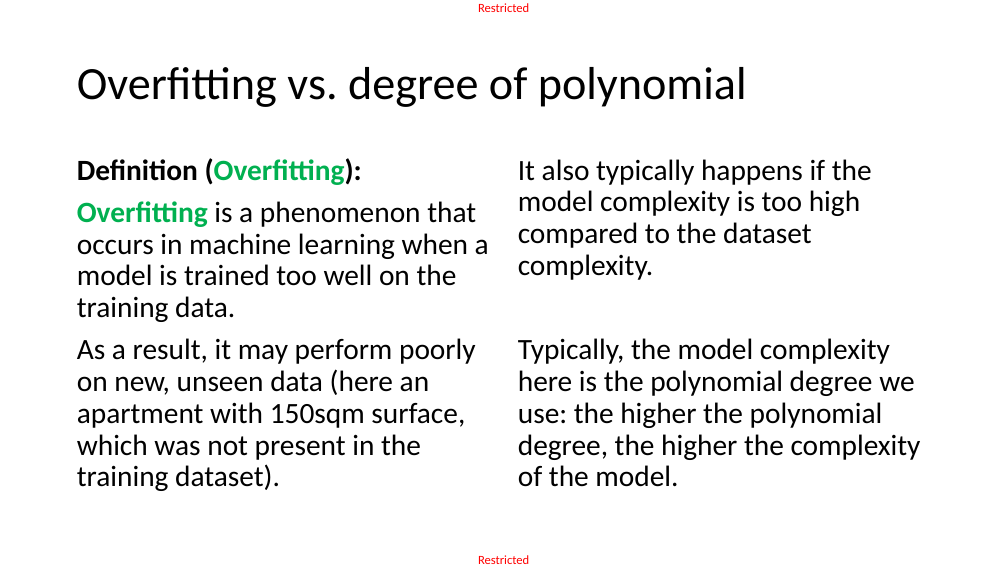
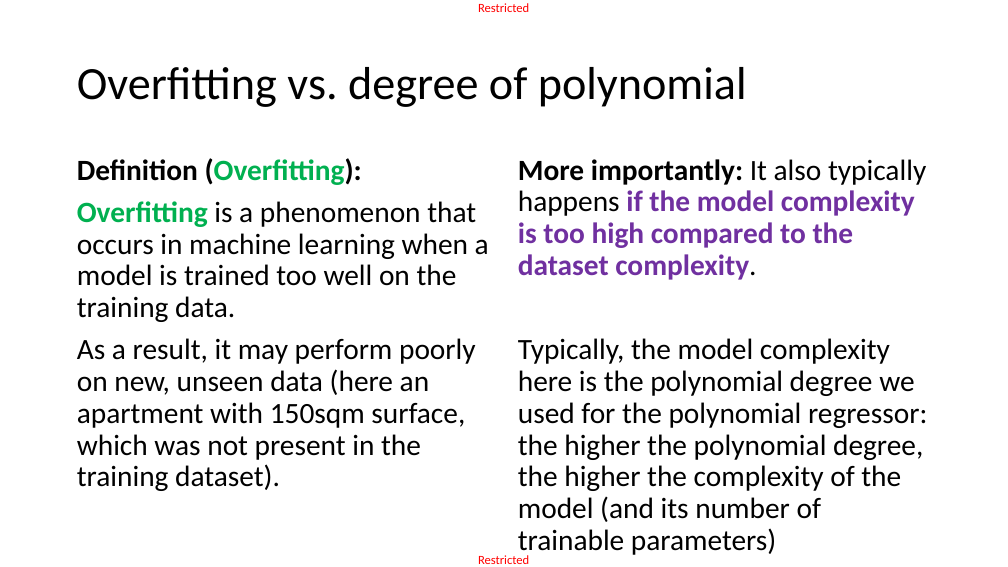
Before and after one commit to matthieudemari/SUTD_DL_50_039, a slide deck: slide 22 of W1/2. W1S2 final/W1S2.pptx (slide 23 before the commit). Drawn at 1008x567 pixels with LibreOffice and Linux fonts; fonts in the diff are those of the drawing. Boxes give left, top, right and bottom in pixels: in the first picture for what was removed or moved away, otherwise in the second. Text is boxed around its words. In the diff, an @@ line names an element or a change of style, - is before the commit and + after.

```diff
--- a/W1/2. W1S2 final/W1S2.pptx
+++ b/W1/2. W1S2 final/W1S2.pptx
@@ text at [518,159,927,557]: text changed @@
-It also typically happens if the model complexity is too high compared to the dataset complexity.
-Typically, the model complexity here is the polynomial degree we use: the higher the polynomial degree, the higher the complexity of the model.
+More importantly: It also typically happens if the model complexity is too high compared to the dataset complexity.
+Typically, the model complexity here is the polynomial degree we used for the polynomial regressor: the higher the polynomial degree, the higher the complexity of the model (and its number of trainable parameters)
```
Also in this commit, not shown: 3 other slides changed, 1 slide added, 8 other files.
